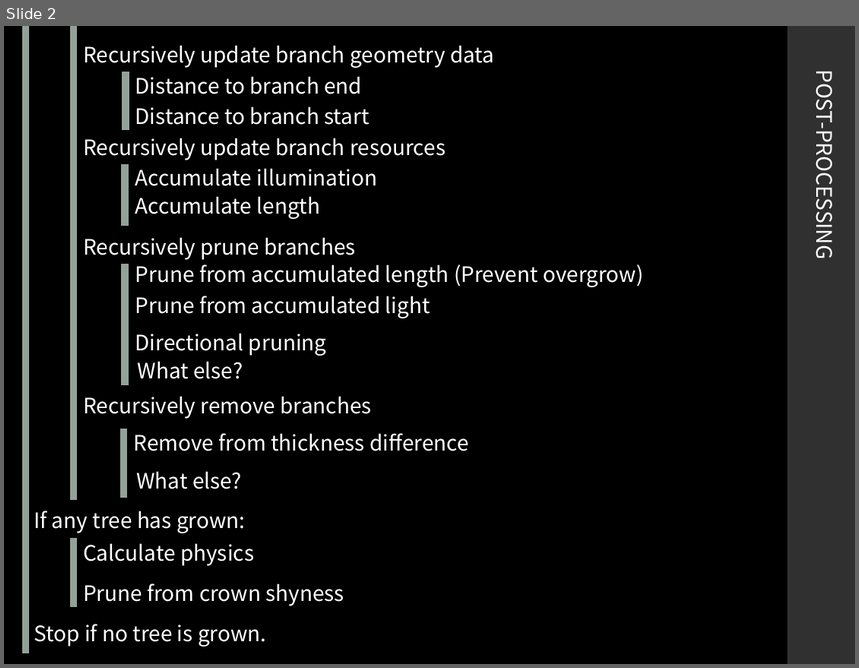
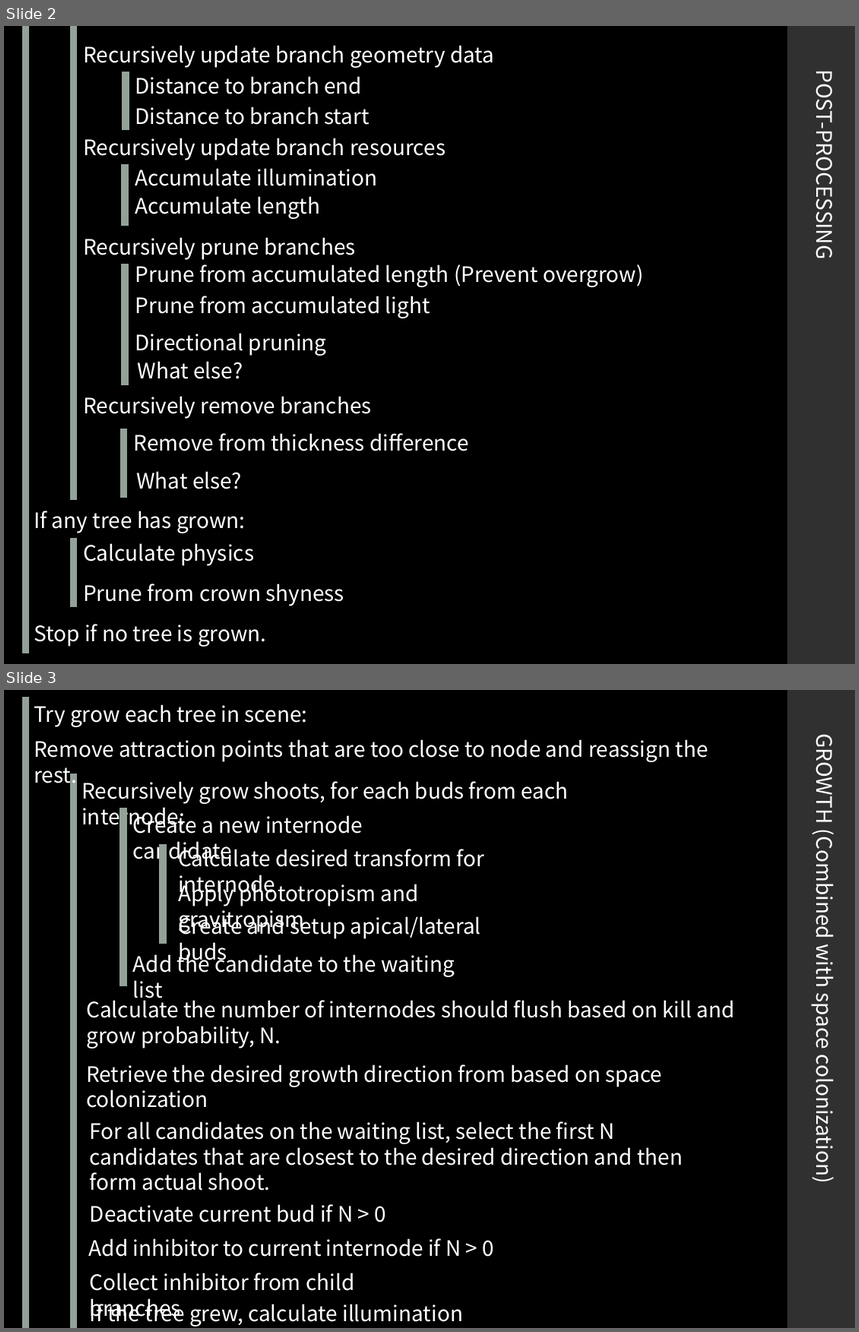
Before and after one commit to edisonlee0212/TreeCreator, a slide deck: Pipeline.pptx. Shown one above the other, each under a label of ours: slide 2 before the commit, slides 2 and 3 after it. The pictures are 859x668 and 859x1332 pixels, drawn with LibreOffice and Linux fonts; fonts in the diff are those of the drawing. Boxes give left, top, right and bottom in pixels: in the first picture for what was removed or moved away, otherwise in the second. Text is boxed around its words. In the diff, an @@ line names an element or a change of style, - is before the commit and + after.

```diff
--- a/Pipeline.pptx
+++ b/Pipeline.pptx
@@ slide 3 added at box(4, 690, 855, 1328), background #000000; not listed: 1 template element that a slide beside it also shows @@
@@ line added from (25, 697) to (25, 1328), #93A299 6 pt @@
@@ text added at box(34, 704, 308, 727), 18 pt, text #FFFFFF @@
+Try grow each tree in scene:
@@ text added at box(34, 739, 709, 762), 18 pt, text #FFFFFF @@
+Remove attraction points that are too close to node and reassign the rest.
@@ text added at box(811, 742, 842, 1180), 18 pt, text #FFFFFF @@
+GROWTH (Combined with space colonization)
@@ line added from (74, 774) to (74, 1328), #93A299 6 pt @@
@@ text added at box(82, 781, 569, 831), 18 pt, text #FFFFFF @@
+Recursively grow shoots, for each buds from each internode:
@@ line added from (123, 809) to (123, 986), #93A299 6 pt @@
@@ text added at box(133, 812, 363, 834), 18 pt, text #FFFFFF @@
+Create a new internode candidate
@@ line added from (163, 844) to (163, 944), #93A299 6 pt @@
@@ text added at box(178, 845, 485, 898), 18 pt, text #FFFFFF @@
+Calculate desired transform for internode
@@ text added at box(178, 880, 418, 933), 18 pt, text #FFFFFF @@
+Apply phototropism and gravitropism
@@ text added at box(178, 913, 481, 966), 18 pt, text #FFFFFF @@
+Create and setup apical/lateral buds
@@ text added at box(133, 951, 455, 1004), 18 pt, text #FFFFFF @@
+Add the candidate to the waiting list
@@ text added at box(86, 996, 735, 1049), 18 pt, text #FFFFFF @@
+Calculate the number of internodes should flush based on kill and grow probability, N.
@@ text added at box(86, 1065, 662, 1108), 18 pt, text #FFFFFF @@
+Retrieve the desired growth direction from based on space colonization
@@ text added at box(90, 1122, 683, 1191), 18 pt, text #FFFFFF @@
+For all candidates on the waiting list, select the first N candidates that are closest to the desired direction and then form actual shoot.
@@ text added at box(90, 1205, 387, 1223), 18 pt, text #FFFFFF @@
+Deactivate current bud if N > 0
@@ text added at box(89, 1239, 495, 1257), 18 pt, text #FFFFFF @@
+Add inhibitor to current internode if N > 0
@@ text added at box(90, 1273, 354, 1322), 18 pt, text #FFFFFF @@
+Collect inhibitor from child branches
@@ text added at box(90, 1300, 463, 1327), 18 pt, text #FFFFFF @@
+If the tree grew, calculate illumination
```
Also in this commit, not shown: 11 other files.
